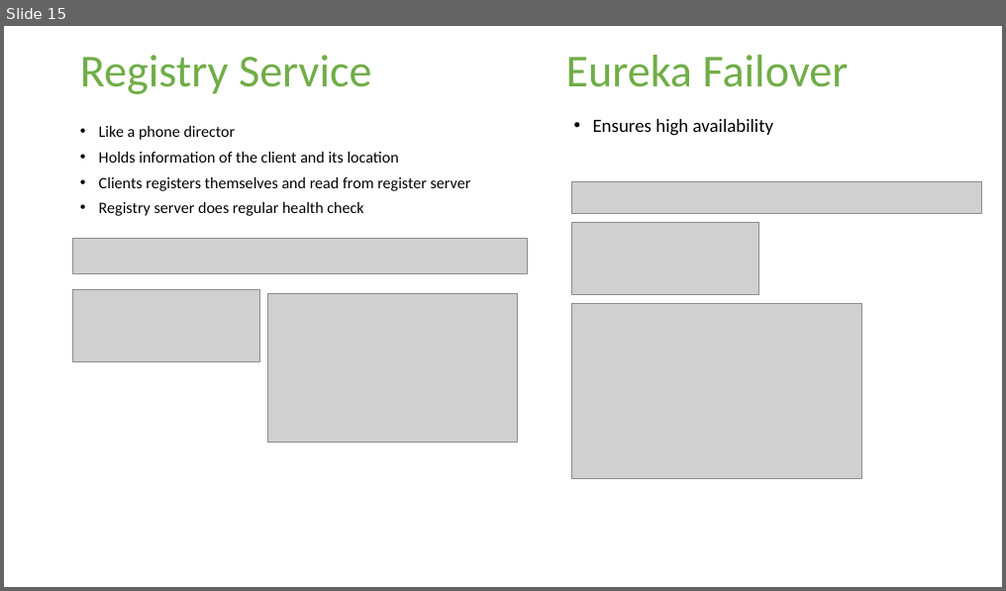
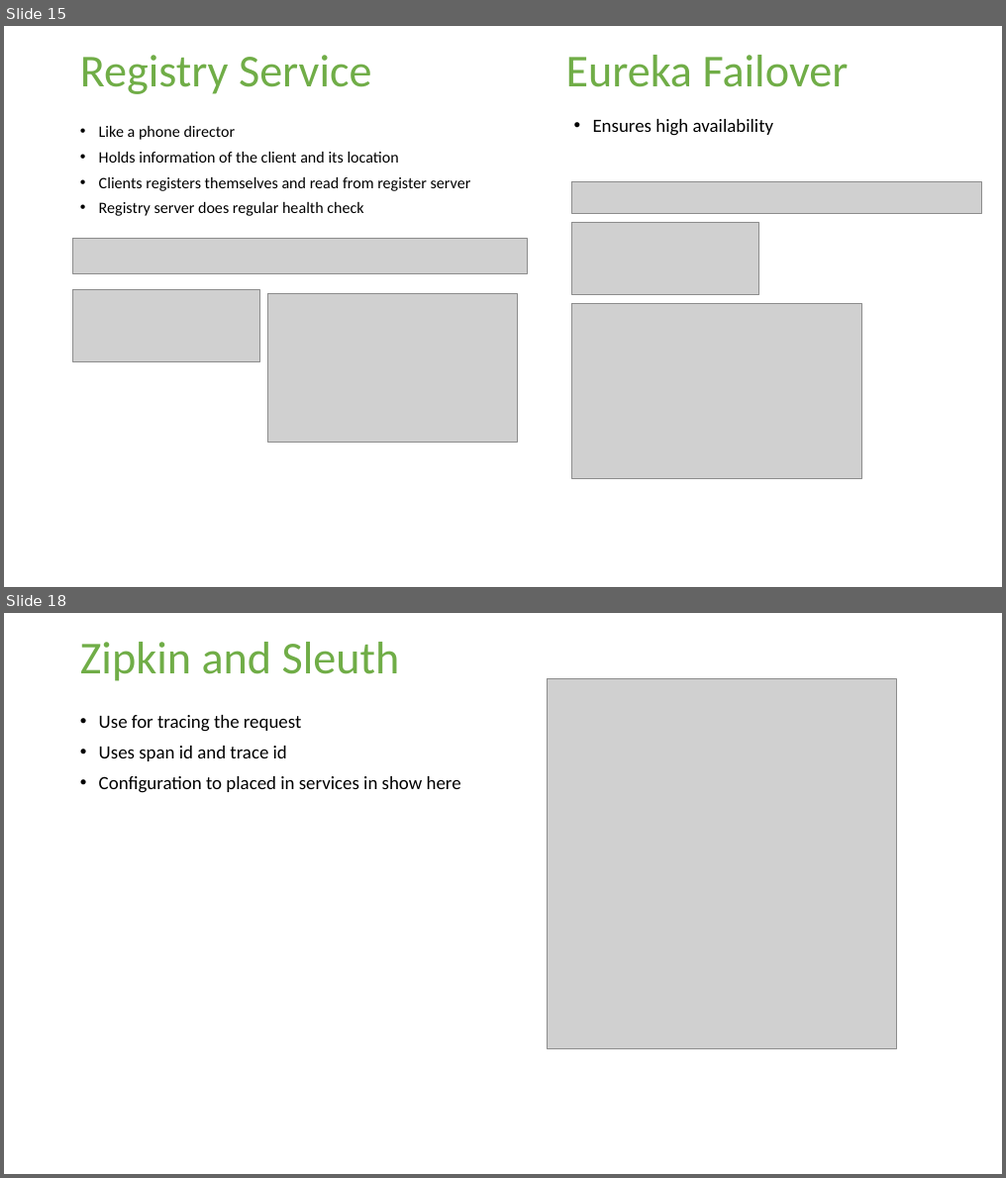
Before and after one commit to Technomax/Swa.WebStore, a slide deck: Documents/WebStore Presentation.pptx. Shown one above the other, each under a label of ours: slide 15 before the commit, slides 15 and 18 after it; the slides between them are not shown. The pictures are 1006x591 and 1006x1178 pixels, drawn with LibreOffice and Linux fonts; fonts in the diff are those of the drawing; grey boxes stand for pictures; background and template pictures are left out. Boxes give left, top, right and bottom in pixels: in the first picture for what was removed or moved away, otherwise in the second. Text is boxed around its words. In the diff, an @@ line names an element or a change of style, - is before the commit and + after.

```diff
--- a/Documents/WebStore Presentation.pptx
+++ b/Documents/WebStore Presentation.pptx
@@ slide 18 added at box(4, 613, 1002, 1174), background picture (left out) @@
@@ title added at box(80, 642, 400, 681), 44 pt, text #70AD47 @@
+Zipkin and Sleuth
@@ picture added at box(547, 679, 896, 1050) @@
@@ text added at box(99, 715, 461, 793), 18 pt, text #000000 @@
+• Use for tracing the request
+• Uses span id and trace id
+• Configuration to placed in services in show here
```
Also in this commit, not shown: 1 slide changed, 10 other slides added, 11 other files.
